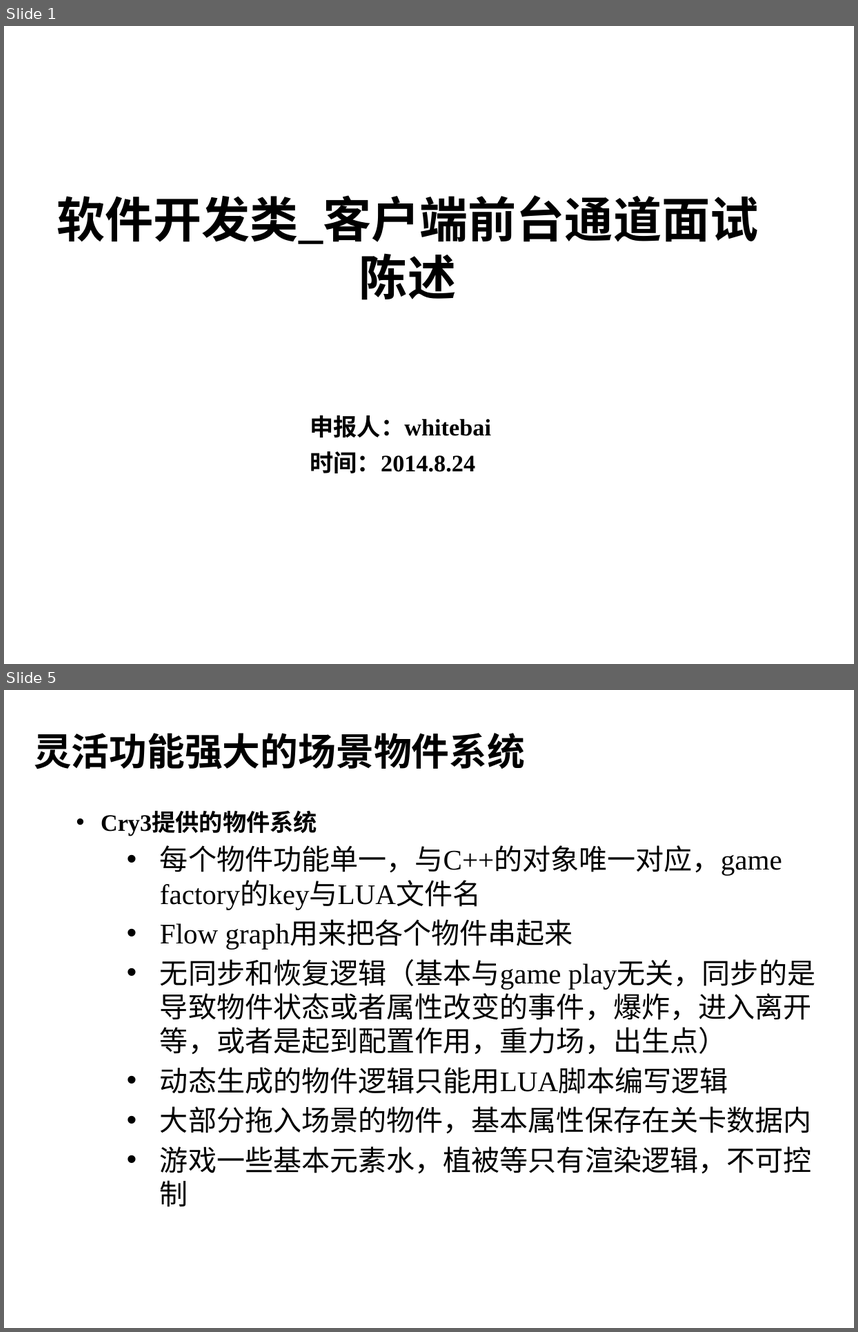
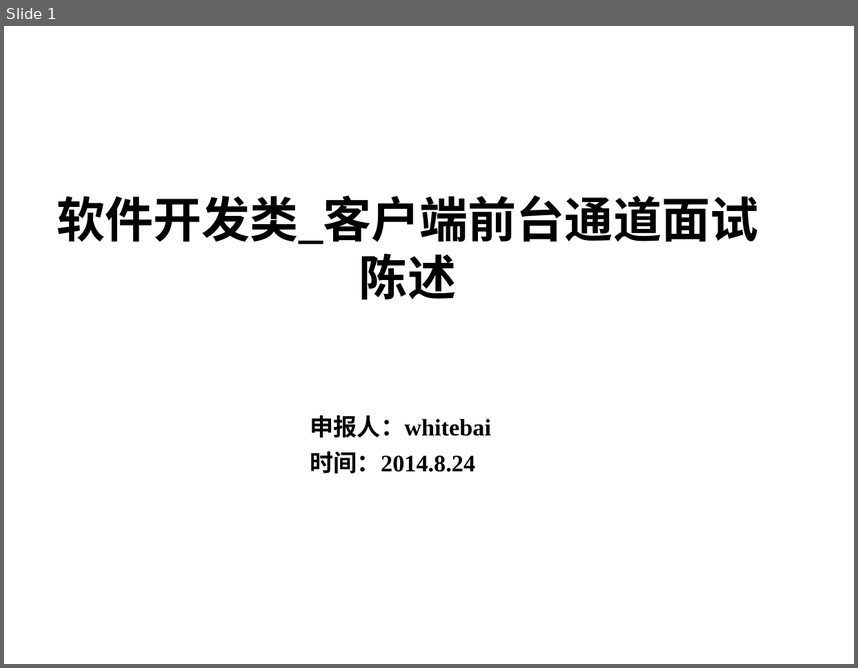
Before and after one commit to henryfung01/StreetFighter, a slide deck: Doc/whitebai.pptx. Shown one above the other, each under a label of ours: slides 1 and 5 before the commit, slide 1 after it; the slides between them are not shown. The pictures are 858x1332 and 858x668 pixels, drawn with LibreOffice and Linux fonts; fonts in the diff are those of the drawing; background and template pictures are left out. Boxes give left, top, right and bottom in pixels: in the first picture for what was removed or moved away, otherwise in the second. Text is boxed around its words. In the diff, an @@ line names an element or a change of style, - is before the commit and + after.

```diff
--- a/Doc/whitebai.pptx
+++ b/Doc/whitebai.pptx
@@ slide 5 removed at box(4, 690, 854, 1328), background picture (left out) @@
@@ title removed at box(34, 733, 525, 769) @@
-灵活功能强大的场景物件系统
@@ text removed at box(101, 812, 815, 1207) @@
-• Cry3提供的物件系统
-  • 每个物件功能单一，与C++的对象唯一对应，game factory的key与LUA文件名
-  • Flow graph用来把各个物件串起来
-  • 无同步和恢复逻辑（基本与game play无关，同步的是导致物件状态或者属性改变的事件，爆炸，进入离开等，或者是起到配置作用，重力场，出生点）
-  • 动态生成的物件逻辑只能用LUA脚本编写逻辑
-  • 大部分拖入场景的物件，基本属性保存在关卡数据内
-  • 游戏一些基本元素水，植被等只有渲染逻辑，不可控制
```
Also in this commit, not shown: 11 slides changed, 14 slides added, 6 other slides removed, 7 other files.
